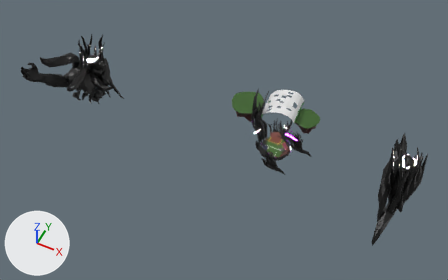
What one commit did to the glTF model public/venom_platform.glb.
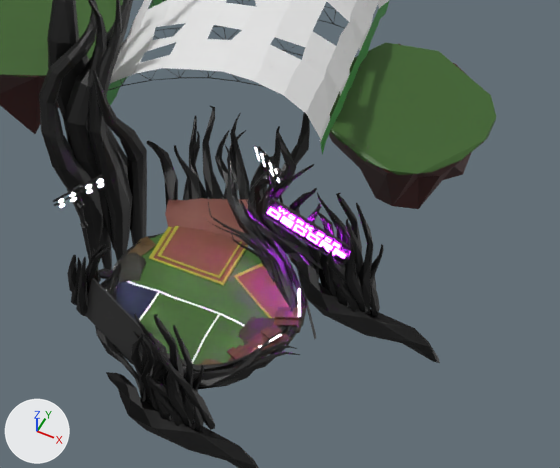
There are two pictures of each version: one whole from a 50 mm camera at (68.5, -193.7, 233.2) aimed at (-24.2, -8.2, 1.4), one close up on the part from 55% to 74% of the width and 36% to 62% of the height. Arrows for +X, +Y and +Z are at lower left; the lights stay in place. Where no turn or scale is listed for an object, it has been applied to the vertices. Vertices at the same position are counted once.

The scene before the commit, as lines of its bpy script (objects in view):
```python
ob_cylinder_001 = bpy.data.objects.new('Cylinder.001', me_cylinder_001)
ob_cylinder_001.location = (-8.21, -2.68, 0.15)
ob_cylinder_001.rotation_euler = (-0.473, 1.833, 0.827)  # degrees (-27, 105, 47)
ob_cylinder_001.scale = (0.201, 0.201, 0.201)
ob_cylinder_005 = bpy.data.objects.new('Cylinder.005', me_cylinder_006)
ob_cylinder_005.location = (11.22, 7.66, 2.24)
ob_cylinder_005.rotation_euler = (0.00704, 0.00214, -1.846)  # degrees (0.4, 0.1, -106)
ob_cylinder_005.scale = (-0.281, -0.281, -0.281)
ob_cylinder_006 = bpy.data.objects.new('Cylinder.006', me_cylinder_007)
ob_cylinder_006.location = (0.52, 6.53, 4.77)
ob_cylinder_058 = bpy.data.objects.new('Cylinder.058', me_cylinder_058)
ob_cylinder_058.location = (-7.64, -5.28, 3.11)
ob_dirty_plane_002 = bpy.data.objects.new('Dirty Plane.002', me_plane_178)
ob_dirty_plane_002.location = (-6.22, 0.52, 0.08)
ob_plane = bpy.data.objects.new('Plane', me_plane)
ob_plane.location = (0.0, 0.0, 0.0)
ob_plane_010 = bpy.data.objects.new('Plane.010', me_plane_011)
ob_plane_010.location = (-7.4, 22.19, 9.26)
# also in view: 'Plane.004' at (-22.9, 17.5, -0.2); 'Cylinder.002' at (2.7, 1.5, 1.2); 'Plane.005' at (7.4, 23.0, -2.3); 'Field light' at (-10.5, 2.9, -2.6); 'Cylinder.047' at (3.8, -9.9, 0.1)
```
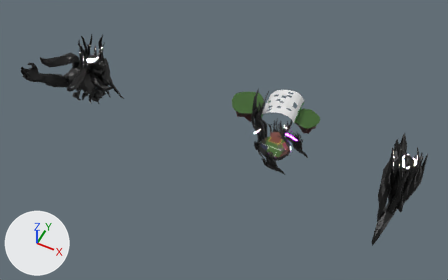
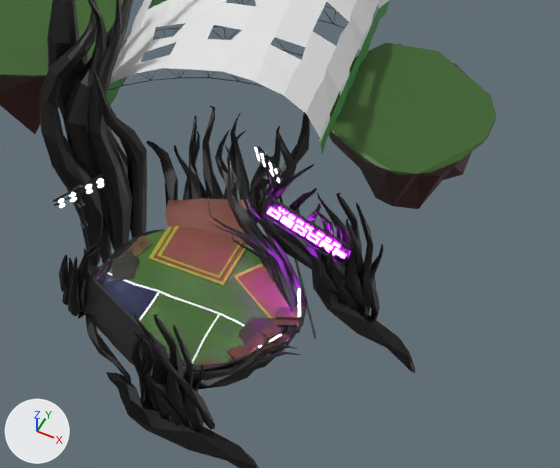
Changed parts and their boxes (x1, y1, x2, y2) in the close-ups (560 x 468 px; the box of a moved part takes in the faces that stretch with it):
```json
{"object": "Cylinder.005", "change": "reshaped", "before": [288, 192, 440, 363], "after": [305, 192, 416, 373], "on screen": "27% narrower"}
{"object": "Cylinder.058", "change": "moved", "before": [67, 244, 141, 396], "after": [59, 244, 131, 382]}
{"object": "Cylinder.006", "change": "reshaped", "before": [241, 163, 322, 269], "after": [243, 163, 338, 293]}
{"object": "Cylinder.001", "change": "reshaped, moved, turned", "before": [98, 233, 163, 300], "after": [78, 229, 164, 319]}
{"object": "Dirty Plane.002", "change": "moved", "before": [118, 252, 146, 283], "after": [112, 252, 140, 282]}
{"part": 1, "of": "me_cylinder_006", "change": "moved or reshaped", "before": [288, 253, 440, 363], "after": [305, 246, 416, 373]}
{"part": 2, "of": "me_cylinder_007", "change": "moved or reshaped", "before": [241, 201, 322, 269], "after": [243, 196, 338, 293]}
{"part": 3, "of": "me_plane", "change": "moved or reshaped", "before": [116, 279, 133, 305], "after": [102, 274, 133, 305]}
{"part": 4, "of": "me_plane", "change": "moved or reshaped", "before": [126, 246, 156, 285], "after": [107, 246, 156, 285]}
{"part": 5, "of": "me_plane", "change": "moved or reshaped", "before": [150, 233, 164, 246], "after": [145, 230, 166, 246]}
```

Scene script edits in JSON lines:
```json
{"block": "me_cylinder_006", "where": "me_cylinder_006.from_pydata(...)  # 484 vertices, 916 faces; spans x -15.7..8.4, y -19.2..20.7, z -20.9..34.7"}
{"block": "me_cylinder_006", "where": "# used by ob_cylinder_005; location = (11.22, 7.66, 2.24); rotation_euler = (0.00704, 0.00214, -1.846), in degrees (0.4, 0.1, -106); scale = (-0.281, -0.281, -0.281)"}
{"block": "me_cylinder_006", "change": "me_cylinder_006 part 1: the loose piece of 38 vertices spanning x -15.7..8.4, y -19.2..17.9, z -2.5..34.7 is multiplied about its middle by the matrix ((0.808, 0.211, -0.089), (-0.211, 0.813, 0.014), (0.09, 0.009, 0.835)), then moved by (-1.0, 0.5, 0.1)"}
{"block": "me_cylinder_007", "where": "me_cylinder_007.from_pydata(...)  # 176 vertices, 328 faces; spans x 0.04..8.38, y -0.21..3.04, z -10.05..4.73"}
{"block": "me_cylinder_007", "where": "# used by ob_cylinder_006; location = (0.52, 6.53, 4.77)"}
{"block": "me_cylinder_007", "change": "me_cylinder_007 part 2: the loose piece of 30 vertices spanning x 0.04..8.38, y -0.21..1.12, z -6.45..0.09 is multiplied about its middle by the matrix ((0.957, 0.29, -0.013), (-0.288, 0.943, -0.166), (-0.036, 0.163, 0.986)), then moved by (-0.02, -0.2, -0.02)"}
{"block": "me_plane", "where": "# used by ob_plane; location = (0.0, 0.0, 0.0)"}
{"op": "remove", "block": "me_plane", "code": "me_plane.from_pydata(...)  # 174 vertices, 304 faces; spans x -6.5..7.0, y -6.76..6.33, z -0.5..0.16"}
{"op": "add", "block": "me_plane", "code": "me_plane.from_pydata(...)  # 174 vertices, 304 faces; spans x -6.99..7.0, y -6.76..6.33, z -0.5..0.16"}
{"block": "me_plane", "change": "me_plane part 3: all 2 vertices in x -6.4..-6.06, y -3.44..-2.12, z 0.08 are moved by (-0.58, 0.02, -0.02)"}
{"block": "me_plane", "change": "me_plane part 4: 9 of the vertices in x -6.5..-6.36, y -2.12..2.05, z -0.32..0.08 are moved by (-0.48, 0.0, 0.0)"}
{"block": "me_plane", "change": "me_plane part 5: 6 of the vertices in x -6.14..-4.61, y 3.43..5.05, z -0.32..0.08 are moved by (-0.48, 0.0, 0.0)"}
{"block": "me_cylinder_001", "where": "# used by ob_cylinder_001; location = (-8.21, -2.68, 0.15); rotation_euler = (-0.473, 1.833, 0.827), in degrees (-27, 105, 47); scale = (0.201, 0.201, 0.201)"}
{"op": "remove", "block": "me_cylinder_001", "code": "me_cylinder_001.from_pydata(...)  # 270 vertices, 516 faces; spans x -14.1..3.7, y -30.7..-0.8, z -13.6..40.7"}
{"op": "add", "block": "me_cylinder_001", "code": "me_cylinder_001.from_pydata(...)  # 270 vertices, 516 faces; spans x -13.6..3.7, y -30.7..-0.6, z -13.9..43.2"}
{"block": "me_cylinder_001", "change": "me_cylinder_001 part 6: 269 of 270 vertices moved; they spanned x -14.1..3.7, y -29.2..-0.8, z -13.6..40.7 and now span x -13.6..3.7, y -29.1..-0.6, z -13.9..43.2; mean shift (0.7, 0.0, -0.7); largest move (-4.0, -15.1, -2.5) -> (-1.1, -16.8, -3.8)"}
{"op": "set", "path": "ob_dirty_plane_002.location", "old": "(-6.22, 0.52, 0.08)", "new": "(-6.68, 0.4, 0.08)"}
{"op": "set", "path": "ob_cylinder_058.location", "old": "(-7.64, -5.28, 3.11)", "new": "(-8.14, -5.74, 3.31)"}
{"op": "set", "path": "ob_cylinder_001.location", "old": "(-8.21, -2.68, 0.15)", "new": "(-9.15, -2.67, 0.28)"}
{"op": "set", "path": "ob_cylinder_001.rotation_euler", "old": "(-0.473, 1.833, 0.827)", "new": "(-0.473, 1.833, 0.75)", "note": "degrees (-27, 105, 47) -> degrees (-27, 105, 43)"}
```
